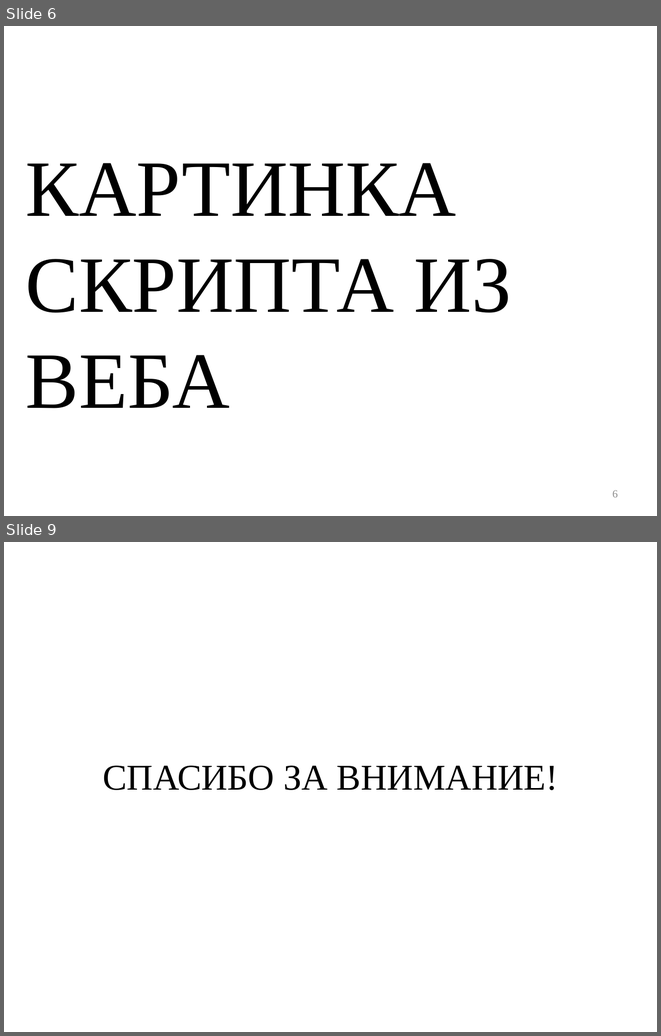
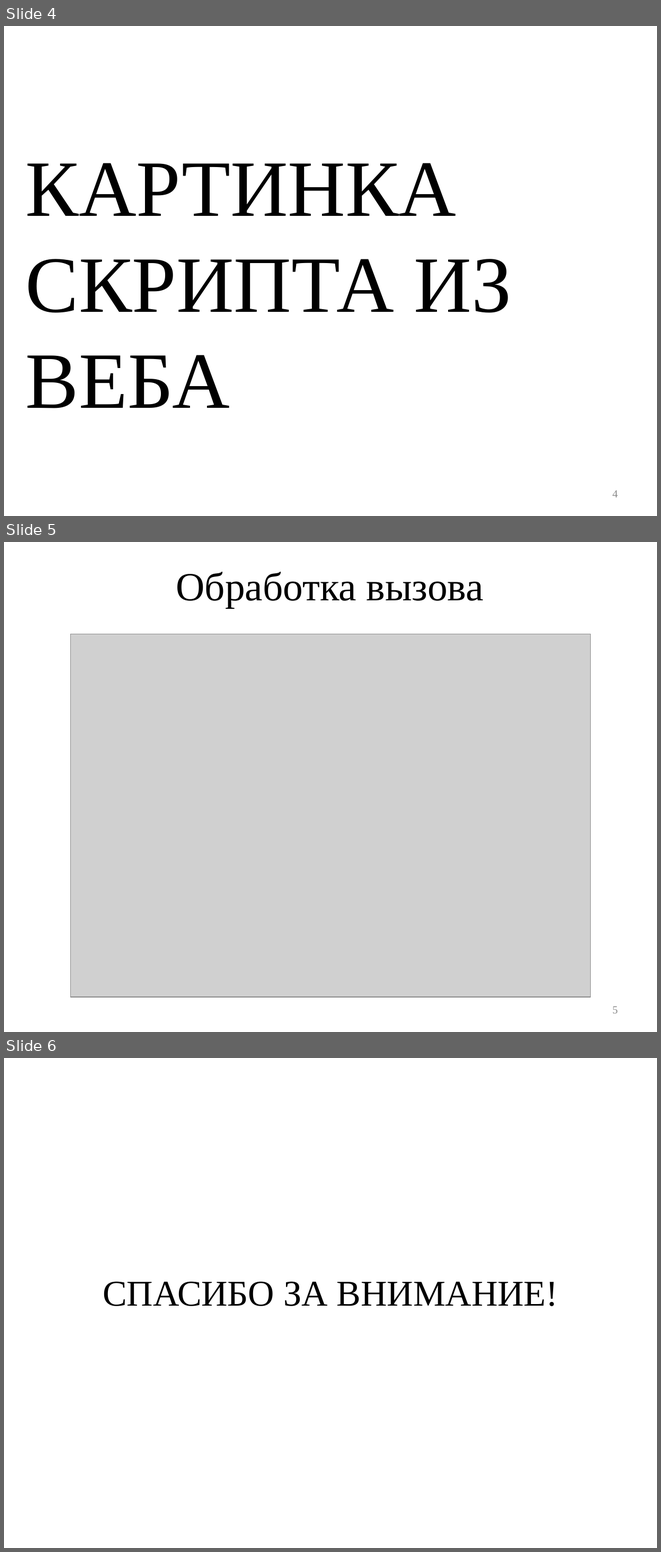
Before and after one commit to ALeschev/tunel, a slide deck: sibsutis/2015/dpl/diploma_submission/diploma_submission_pptx.pptx. Shown one above the other, each under a label of ours: slides 6 and 9 before the commit, slides 4, 5 and 6 after it; the slides between them are not shown. The pictures are 661x1036 and 661x1552 pixels, drawn with LibreOffice and Linux fonts; fonts in the diff are those of the drawing; grey boxes stand for pictures; background and template pictures are left out. Boxes give left, top, right and bottom in pixels: in the first picture for what was removed or moved away, otherwise in the second. Text is boxed around its words. In the diff, an @@ line names an element or a change of style, - is before the commit and + after.

```diff
--- a/sibsutis/2015/dpl/diploma_submission/diploma_submission_pptx.pptx
+++ b/sibsutis/2015/dpl/diploma_submission/diploma_submission_pptx.pptx
@@ slide 5 added at [4,542,657,1032], background #FFFFFF @@
@@ text added at [176,572,484,608], 44 pt, text #000000 @@
+Обработка вызова
@@ picture added at [71,634,591,997] @@
@@ page number added at [612,1006,618,1013], 12 pt, text #8C8C8C @@
+5
@@ what was slide 6 is now slide 4 @@
@@ page number at [612,490,618,497]: text changed @@
-6
+4
@@ what was slide 9 is now slide 6 @@
```
Also in this commit, not shown: 2 other slides added, 6 slides removed, 13 other files.
